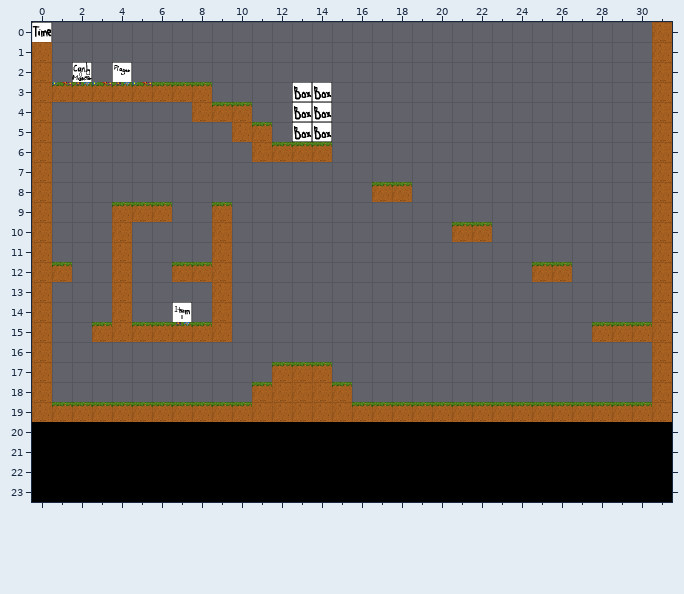
Two states of a Tiled map, levels/level1.1.tmx. Above: the version before the commit.
Cells are 32x32 px. Shown: x 0..31, y 0..23.
Once edited:
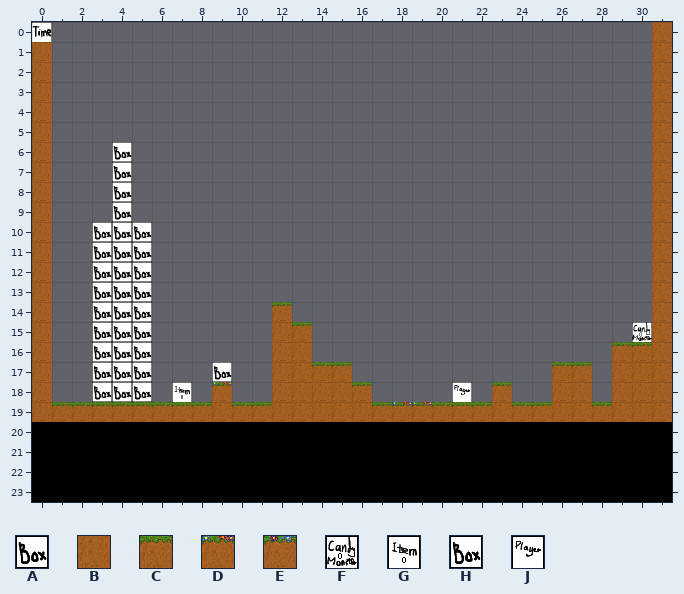
Key: from "nya rutor": A 7, B 14, C 15, D 19, E 23; from "position32x32": F 0, G 1, H 6, J 10.
_ is an empty cell.
The exact change:
Layer "solids":
Tile B replaces tile C in row 17 at x 12 to 13; in row 18 at x 15; in row 19 at x 9, 16, 23, 26 to 27 and 29 to 30.
Tile B is added in row 15 at x 12; in row 16 at x 12 to 13; in row 17 at x 29 to 30; in row 18 at x 26 to 27 and 29 to 30.
Tile C replaces tile B in row 19 at x 11.
Tile C is added in row 14 at x 12; in row 15 at x 13; in row 16 at x 29 to 30; in row 17 at x 15 and 26 to 27; in row 18 at x 16 and 23.
Tile D replaces tile C in row 19 at x 18 to 19.
Tile D is added in row 18 at x 9.
The edit erases tile B in row 4 at x 8; in row 5 at x 10; in row 6 at x 11; in rows 10 to 15 at x 4 and 9.
The edit erases tile C in row 3 at x 6 to 8; in row 4 at x 9 to 10; in row 5 at x 11; in row 6 at x 12 to 14; in row 8 at x 17 to 18; in row 9 at x 4 to 6 and 9.
The edit erases tile C in row 10 at x 21 to 22; in row 12 at x 1, 7 to 8 and 25 to 26; in row 15 at x 3, 5 to 6, 8 and 28 to 30; in row 18 at x 11.
The edit erases tile D in row 3 at x 1, 3 and 5.
The edit erases tile E in row 3 at x 2 and 4; in row 15 at x 7.
Layer "position":
Tile A is added in rows 6 to 9 at x 4; in rows 11 to 13 at x 3 to 4; in row 14 at x 3.
Tile F is added in row 15 at x 30.
Tile G is added in row 18 at x 7.
Tile H is added in row 10 at x 3 to 5; in rows 11 to 13 at x 5; in row 14 at x 4 to 5; in rows 15 to 16 at x 3 to 5; in row 17 at x 3 to 5 and 9; in row 18 at x 3 to 5.
Tile J is added in row 18 at x 21.
The edit erases tile F in row 2 at x 2.
The edit erases tile G in row 14 at x 7.
The edit erases tile H in rows 3 to 5 at x 13 to 14.
The edit erases tile J in row 2 at x 4.
